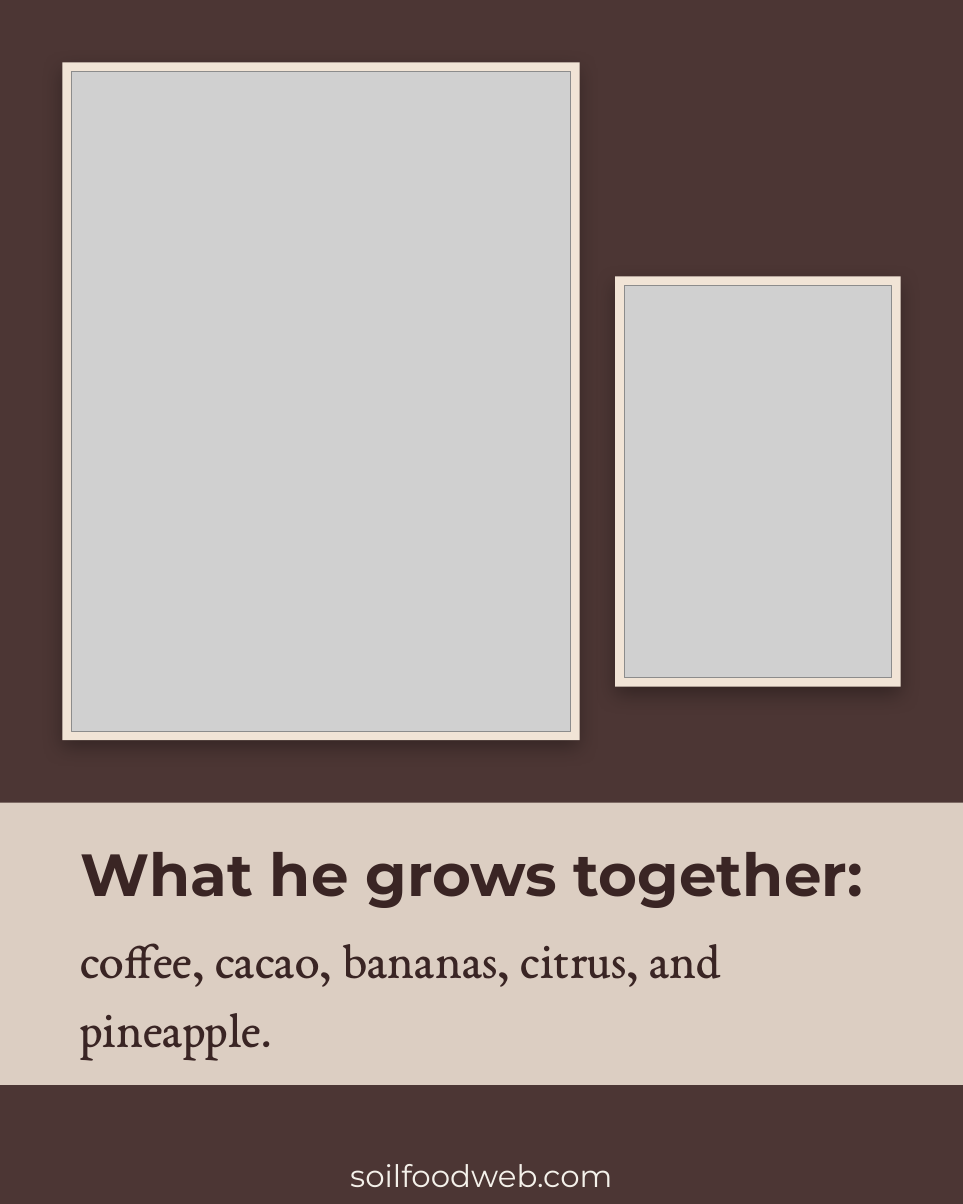
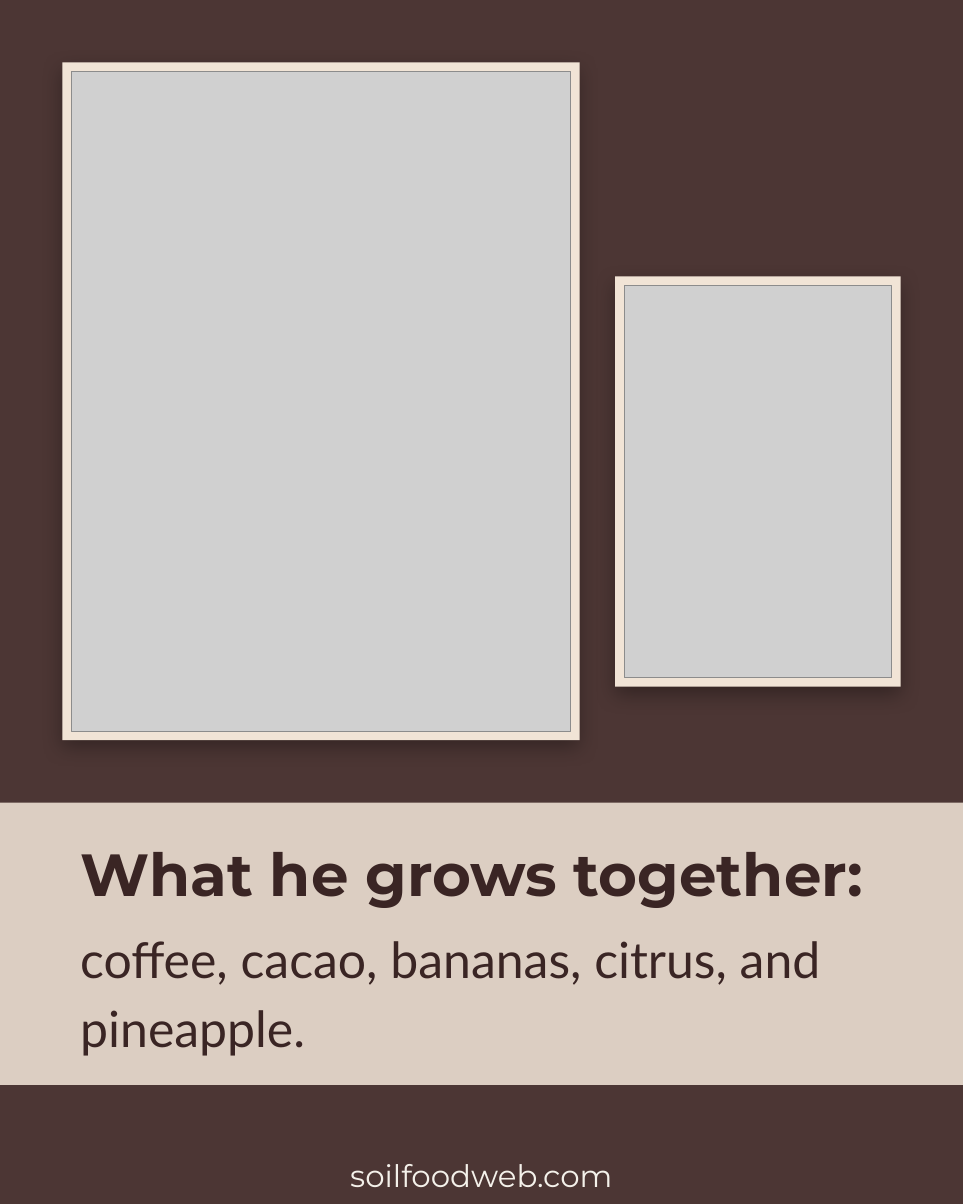
Before and after one commit to linneamoritznyc/SFW-SocialMedia, a slide deck: slide 6 of templates/posts/october/01-10-2026-thu-ig-soil-regenerators-boubacar-roots.pptx. Drawn at 963x1204 pixels with LibreOffice and Linux fonts; fonts in the diff are those of the drawing; grey boxes stand for pictures; background and template pictures are left out. Boxes give left, top, right and bottom in pixels: in the first picture for what was removed or moved away, otherwise in the second. Text is boxed around its words. In the diff, an @@ line names an element or a change of style, - is before the commit and + after.

```diff
--- a/templates/posts/october/01-10-2026-thu-ig-soil-regenerators-boubacar-roots.pptx
+++ b/templates/posts/october/01-10-2026-thu-ig-soil-regenerators-boubacar-roots.pptx
@@ text "coffee, cacao, bananas, citrus, and ..." at (80, 941, 821, 1056): font EB Garamond to Lato @@
```
Also in this commit, not shown: 9 other slides changed, 24 other files.
